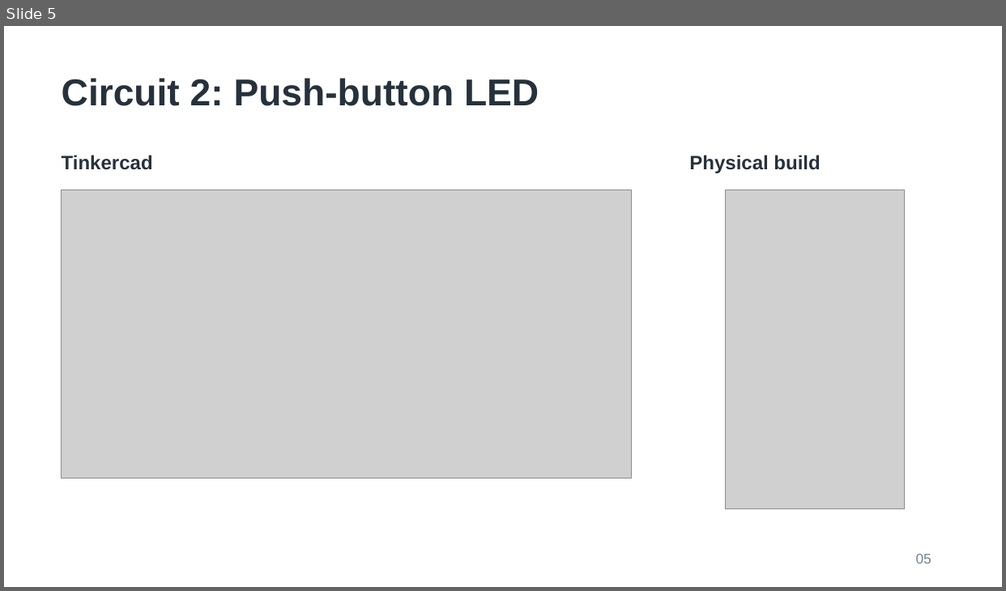
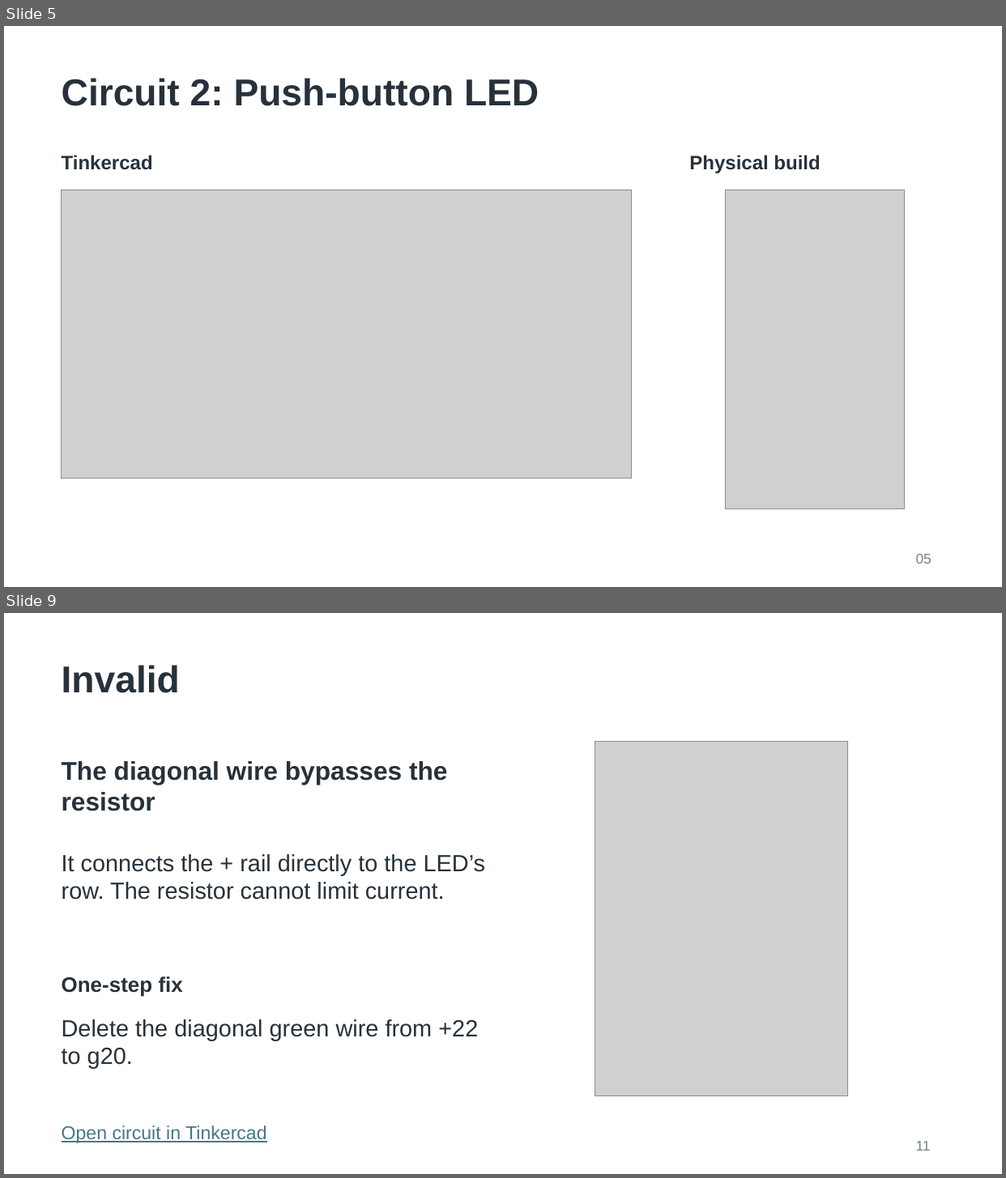
Before and after one commit to Robotics-Society-UoN/workshops, a slide deck: 2026-10-14-circuits/circuits_slides.pptx. Shown one above the other, each under a label of ours: slide 5 before the commit, slides 5 and 9 after it; the slides between them are not shown. The pictures are 1006x591 and 1006x1178 pixels, drawn with LibreOffice and Linux fonts; fonts in the diff are those of the drawing; grey boxes stand for pictures. Boxes give left, top, right and bottom in pixels: in the first picture for what was removed or moved away, otherwise in the second. Text is boxed around its words. In the diff, an @@ line names an element or a change of style, - is before the commit and + after.

Commit message:
Update circuits workshop slides with supplied PowerPoint

```diff
--- a/2026-10-14-circuits/circuits_slides.pptx
+++ b/2026-10-14-circuits/circuits_slides.pptx
@@ slide 9 added at (4,613,1002,1174), background #FFFFFF @@
@@ text added at (62,665,180,693), 36 pt, text #26313B, bold @@
+Invalid
@@ picture added at (594,742,849,1097) @@
@@ text added at (62,761,448,811), 24.8 pt, text #26313B, bold @@
+The diagonal wire bypasses the resistor
@@ text added at (62,854,486,900), 22.5 pt, text #26313B @@
+It connects the + rail directly to the LED’s row. The resistor cannot limit current.
@@ text added at (62,977,183,997), 20.2 pt, text #26313B, bold @@
+One-step fix
@@ text added at (62,1020,478,1069), 22.5 pt, text #26313B @@
+Delete the diagonal green wire from +22 to g20.
@@ text added at (62,1126,267,1144), 18 pt, text #467886, underline @@
+Open circuit in Tinkercad
@@ text added at (916,1141,931,1151), 13.5 pt, text #73818C @@
+11
```
Also in this commit, not shown: 5 other slides added, 1 other file.
